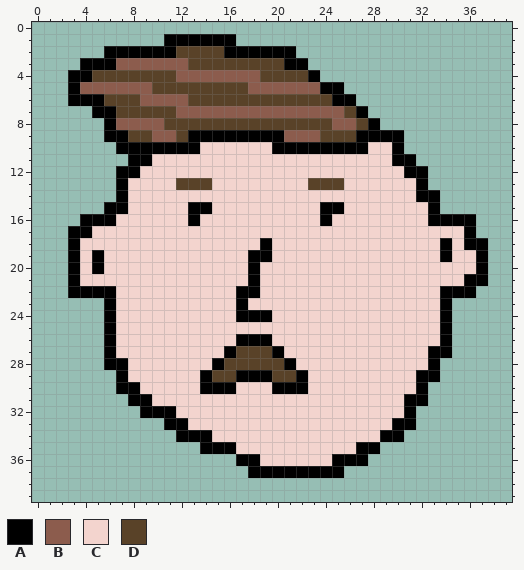
Pixel-art sprite: assets/bishops/bishop0.png. That is the earlier state.
The file is 80x80 pixels, drawn in blocks of 2x2; one block is one cell here.
Palette (. is transparent): A #000000  B #8c5c4d  C #f3d4ce  D #594228
Pixels before, first column x 3:
 1 ........AAAAAA.....................
 2 ...AAAAAADDDDAAAAAA................
 3 .AAABBBBBBDDDDDDDDAA...............
 4 AADDDDDDDBBBBBBBDDDDA..............
 5 ABBBBBBDDDDDDDDBBBBBBAA............
 6 AAADDDBBBBDDDDDDDDDDDDAA...........
 7 ..AADDDDDBBBBBBBBBBBBBBDA..........
 8 ...ABBBBDDDDDDDDDDDDDDBBDA.........
 9 ...AADDBBDAAAAAAAABBBDDDAAAA.......
10 ....AAAAAAACCCCCCAAAAAAAACCA.......
11 .....AACCCCCCCCCCCCCCCCCCCCAA......
12 ....AACCCCCCCCCCCCCCCCCCCCCCAA.....
13 ....ACCCCDDDCCCCCCCCDDDCCCCCCA.....
14 ....ACCCCCCCCCCCCCCCCCCCCCCCCAA....
15 ...AACCCCCAACCCCCCCCCAACCCCCCCA....
16 .AAACCCCCCACCCCCCCCCCACCCCCCCCAAAA.
17 AACCCCCCCCCCCCCCCCCCCCCCCCCCCCCCCA.
18 ACCCCCCCCCCCCCCCACCCCCCCCCCCCCCACAA
19 ACACCCCCCCCCCCCAACCCCCCCCCCCCCCACCA
20 ACACCCCCCCCCCCCACCCCCCCCCCCCCCCCCCA
21 ACCCCCCCCCCCCCCACCCCCCCCCCCCCCCCCAA
22 AAAACCCCCCCCCCAACCCCCCCCCCCCCCCAAA.
23 ...ACCCCCCCCCCACCCCCCCCCCCCCCCCA...
24 ...ACCCCCCCCCCAAACCCCCCCCCCCCCCA...
25 ...ACCCCCCCCCCCCCCCCCCCCCCCCCCCA...
26 ...ACCCCCCCCCCAAACCCCCCCCCCCCCCA...
27 ...ACCCCCCCCCADDDACCCCCCCCCCCCAA...
28 ...AACCCCCCCADDDDDACCCCCCCCCCCA....
29 ....ACCCCCCADDAAADDACCCCCCCCCAA....
30 ....AACCCCCAAACCCAAACCCCCCCCCA.....
31 .....AACCCCCCCCCCCCCCCCCCCCCAA.....
32 ......AAACCCCCCCCCCCCCCCCCCCA......
33 ........AACCCCCCCCCCCCCCCCCAA......
34 .........AAACCCCCCCCCCCCCCAA.......
35 ...........AAACCCCCCCCCCAA.........
36 ..............AACCCCCCAAA..........
37 ...............AAAAAAAA............
The result:
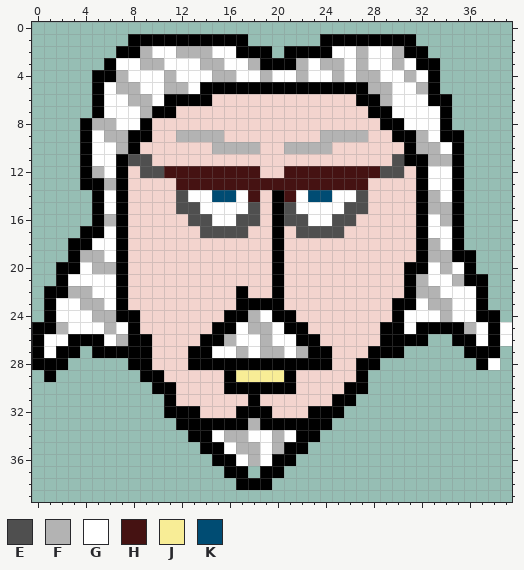
Colours new in this view: E #4f4f4f  F #b3b3b3  G #ffffff  H #451212  J #f8ed96  K #004c73
Diff:
Changed rows in their new state; - is an unchanged pixel.
first column x 0:
 1 --------AAA------A------AAAAAAAA--------
 2 ------.--FGGFFFGG---.-AAAGGFGGFAA-------
 3 ----..-GGFFGGGFFGGFAA-FGFFGFGGFGAA------
 4 ---..AAFGGGFGGGFFGGFGGFGGFGFFGGFGA------
 5 ---..AGFFGGFFGAAAAAAAAAA--AAFFGGFA------
 6 ---..-GGFFGAAAACCCCCCCCCCCCAAFGGGAA-----
 7 ------GGGFAACCCCCCCCCCCCCCCCAAGGGGA-----
 8 ----AFFGGACCCCCCCCCCCCCCCCCCCAAGGGA-----
 9 ----AGFFAACCFFFFCCCCCCCCFFFFCC-AFGAA----
10 ----AGGF-CCCCC-FFFF-CFFFFCCC--CAFFGA----
11 ----AGGAEE--------------------E-AFFA----
12 ----AFG-CEEHHHHHHHH--HHHHHHHHEEC-GGA----
13 ----AAF-----HHHHHHHHHHHHHHHH-----GGA----
14 -----AG-----EGGKKGH-AHGKKGGE-----FGA----
15 -----AG-----EEGGGGE-AEGGGGEE----AFFA----
16 ----.-FA-----EEGGEE-AEEGGEE-----AGF-.---
17 ---.-AGA------EEEE--A-EEEE------AGGA.---
18 ----AGGA-----------CA-----------AFGA..--
19 ----FFGA----------CCA-----------AFFAA.--
20 --A-GFFA----------C-A----------AAGFGA.--
21 --AGGGGA----------C-A----------AFGGF----
22 -AAFFGGA----------C-A----------AFFGGGA--
23 -AGGFFGA----------AAA---------AAGFFGGA--
24 -AGGGFFAA-------A-FGAA--------AGGGFGGAA-
25 AAFGGGFGA------AAGFFGAA------AAGAA-AFGAG
26 AGGAAAGFAA----AAFGGFGGAA-----AAAA..AAGAG
27 AGAA-A-AAA---AAGGFGFFGFAA---AAA....-AAA-
28 AAA---..AA---AA-AAAAA-AAA--AA.....---AG-
29 -A-----..AA---CCAJJJJAC----A......------
30 -------...AA--CC-AAA--C---AA.....-------
31 --------...A------A------AA......-------
32 ---------..-AA---AAA---AAA......--------
33 -----------.-AAAAAFAAAAAA.......--------
34 ------------.--GFFGGFGAA.......---------
35 ----------------GFFGFAA......-----------
36 ---------------AAGFGAA......------------
37 ----------------AA.--.....--------------
38 -----------------AAA--------------------
